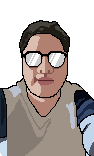
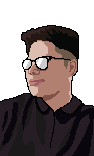
Revision of a layered (94, 156) image; what changed, layer by layer:
removed group "Grupo 1" (32 layers) over [0, 20, 94, 156]
renamed "Capa 4" to "Capa 2", moved it out of group "Grupo 1", painted on it over [0, 25, 94, 148]
renamed "Capa 7" to "Capa 5", moved it out of group "Grupo 1", painted on it over [23, 48, 60, 101]
renamed "Capa 11" to "Capa 9", moved it out of group "Grupo 1", painted on it over [2, 40, 68, 97]
renamed "Capa 13" to "Capa 11", moved it out of group "Grupo 1", painted on it over [27, 76, 73, 117]
renamed "Capa 14" to "Capa 12", moved it out of group "Grupo 1", painted on it over [6, 58, 77, 156]
renamed "Capa 15" to "Capa 13", moved it out of group "Grupo 1", painted on it over [8, 61, 76, 129]
renamed "Capa 16" to "Capa 14", moved it out of group "Grupo 1", painted on it over [2, 46, 78, 137]
renamed "Capa 17" to "Capa 15", moved it out of group "Grupo 1", painted on it over [20, 29, 79, 135]
renamed "Capa 18" to "Capa 16", moved it out of group "Grupo 1", painted on it over [2, 27, 81, 141]
renamed "Capa 19" to "Capa 17", moved it out of group "Grupo 1", painted on it over [16, 25, 69, 130]
renamed "Capa 21" to "Capa 19", moved it out of group "Grupo 1", painted on it over [28, 77, 94, 119]
renamed "Capa 22" to "Capa 20", moved it out of group "Grupo 1", painted on it over [2, 91, 94, 156]
renamed "Capa 23" to "Capa 21", moved it out of group "Grupo 1", painted on it over [0, 90, 92, 156]
renamed "Capa 24" to "Capa 22", moved it out of group "Grupo 1", painted on it over [0, 23, 94, 156]
removed layer "Capa 25" from group "Grupo 1" over [0, 21, 68, 143]
removed layer "Capa 28" from group "Grupo 1" over [17, 83, 86, 156]
removed layer "Capa 31" from group "Grupo 1" over [5, 120, 94, 156]
renamed "Capa 2" to "WhatsApp Image 2024-04-14 at 15.27.21", hid it, moved it out of group "Grupo 1", painted on it over [0, 20, 94, 156]
…and 14 more changes (7 painted, 7 removed, 7 renamed, 7 stack)
